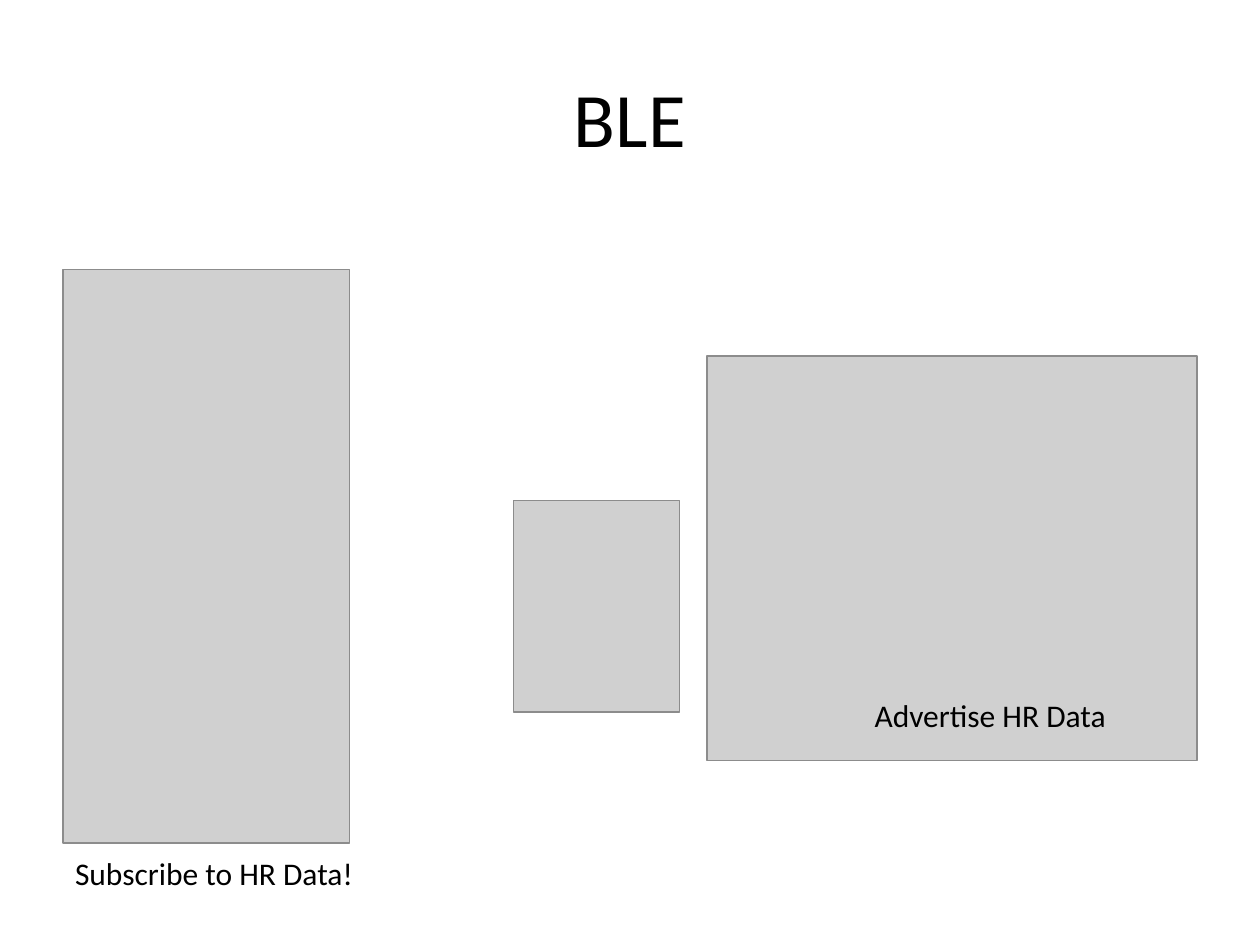
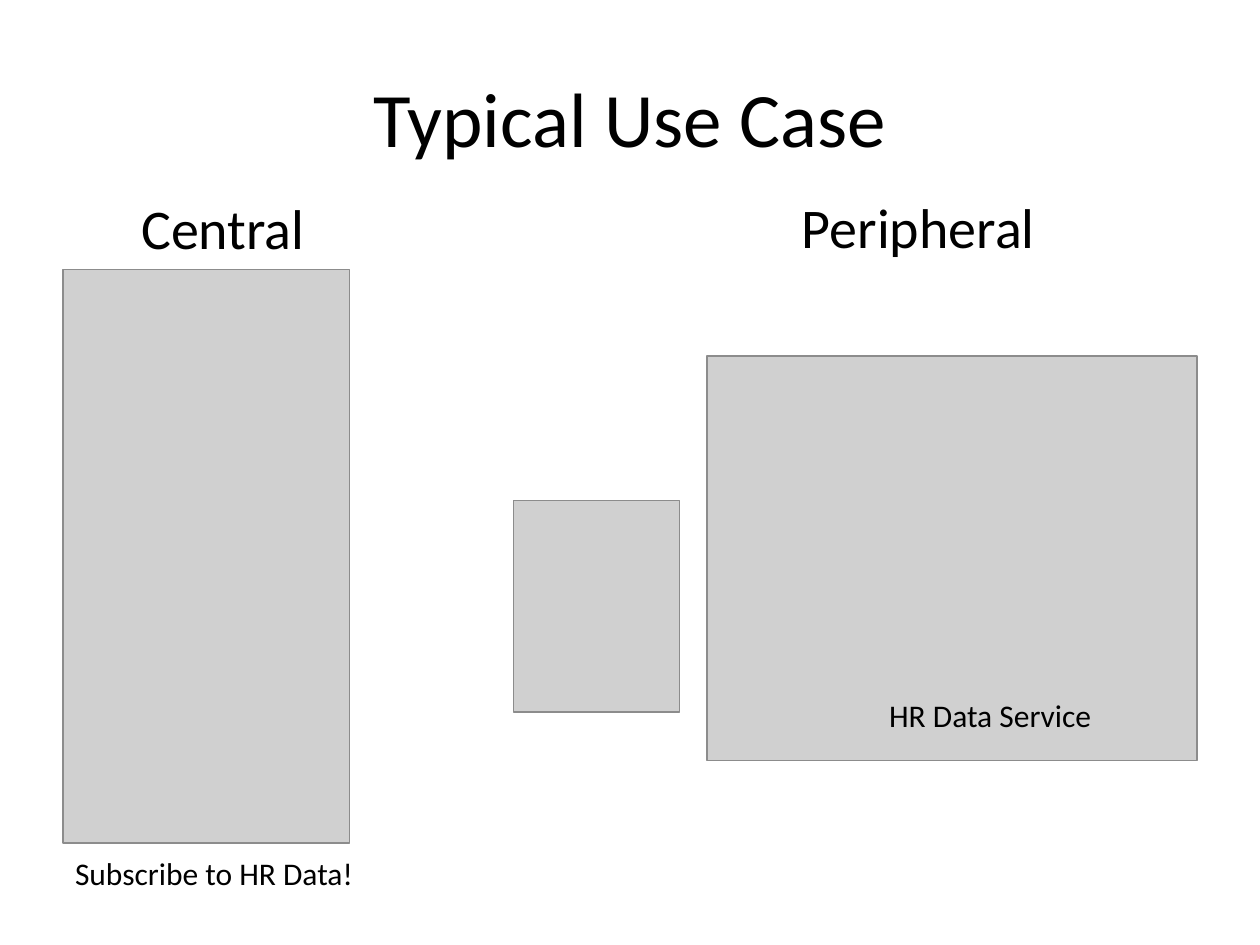
Before and after one commit to a34729t/SimpleCentral, a slide deck: slide 8 of Lecture.pptx (slide 6 before the commit). Drawn at 1260x945 pixels with LibreOffice and Linux fonts; fonts in the diff are those of the drawing; grey boxes stand for pictures. Boxes give left, top, right and bottom in pixels: in the first picture for what was removed or moved away, otherwise in the second. Text is boxed around its words. In the diff, an @@ line names an element or a change of style, - is before the commit and + after.

```diff
--- a/Lecture.pptx
+++ b/Lecture.pptx
@@ title at [373, 93, 885, 160]: text changed @@
-BLE
+Typical Use Case
@@ text added at [802, 209, 1035, 257], 32 pt, text #000000 @@
+Peripheral
@@ text added at [141, 210, 304, 250], 32 pt, text #000000 @@
+Central
@@ text at [889, 705, 1091, 728]: text changed @@
-Advertise HR Data
+HR Data Service
```
Also in this commit, not shown: 4 other slides changed, 3 slides added, 1 slide removed.
